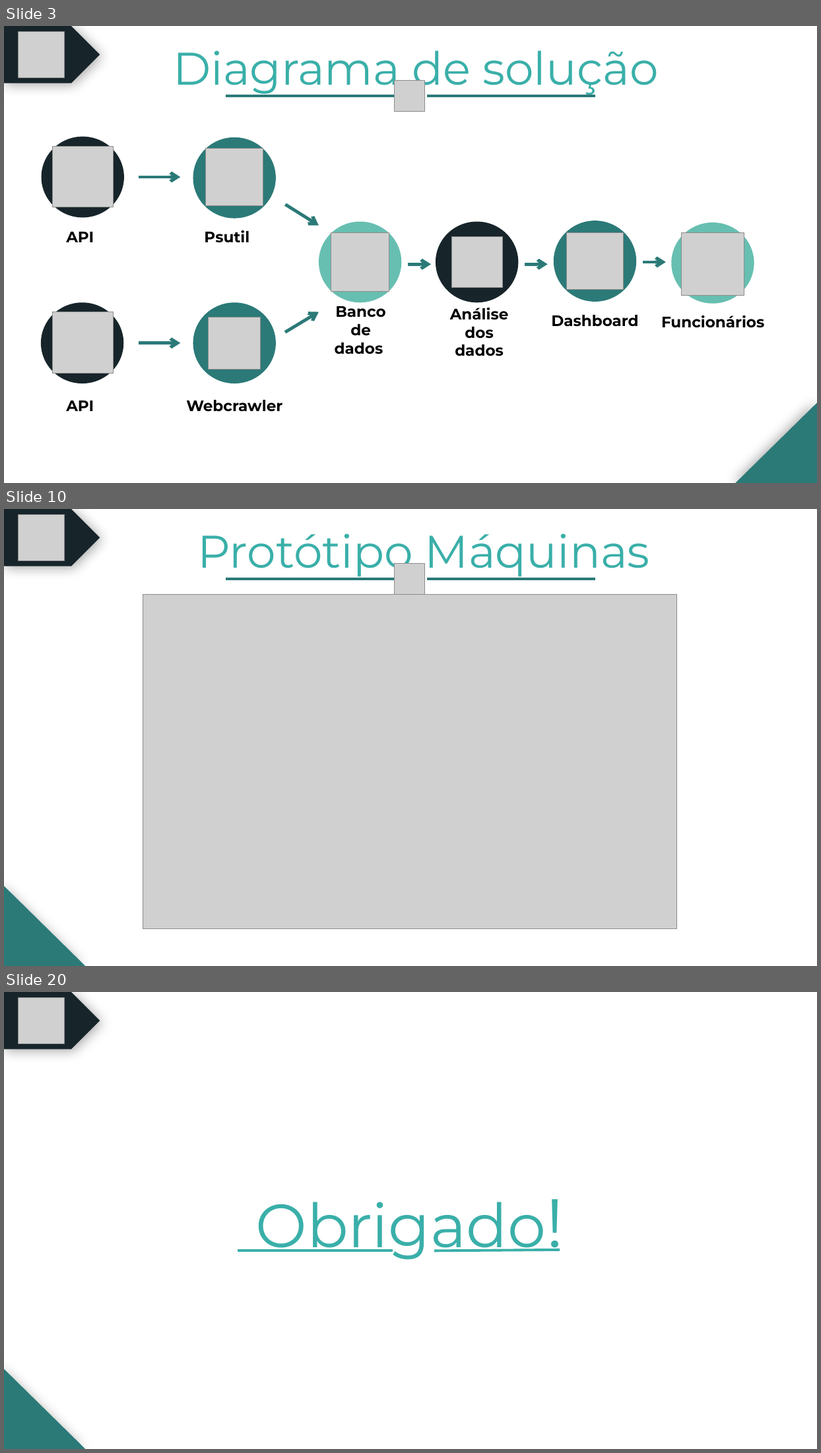
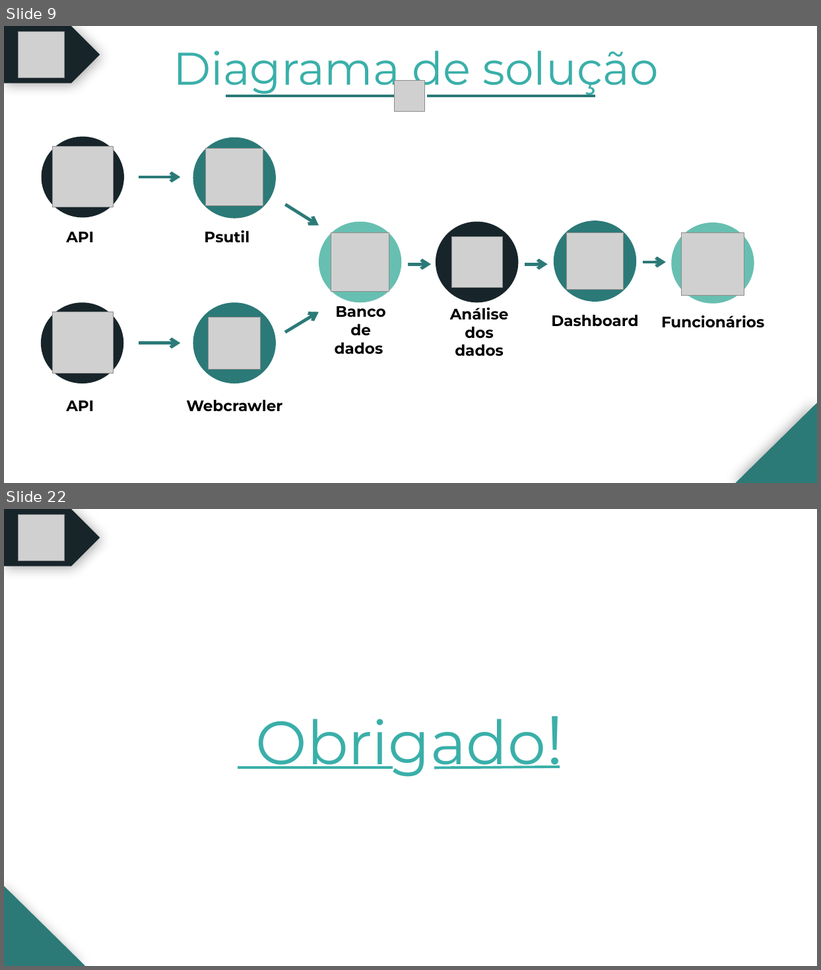
Before and after one commit to BandTec/grupo-10-ccoa-20201, a slide deck: MONITORAMENTO/Documentação/PPTs/Cold Stock Apresentação - Sprint 3.pptx. Shown one above the other, each under a label of ours: slides 3, 10 and 20 before the commit, slides 9 and 22 after it; the slides between them are not shown. The pictures are 821x1453 and 821x970 pixels, drawn with LibreOffice and Linux fonts; fonts in the diff are those of the drawing; grey boxes stand for pictures. Boxes give left, top, right and bottom in pixels: in the first picture for what was removed or moved away, otherwise in the second. Text is boxed around its words. In the diff, an @@ line names an element or a change of style, - is before the commit and + after.

```diff
--- a/MONITORAMENTO/Documentação/PPTs/Cold Stock Apresentação - Sprint 3.pptx
+++ b/MONITORAMENTO/Documentação/PPTs/Cold Stock Apresentação - Sprint 3.pptx
@@ slide 10 removed at [4, 509, 817, 966], background #FFFFFF @@
@@ pentagon arrow removed at [4, 509, 100, 566] @@
@@ picture removed at [19, 514, 64, 560] @@
@@ group removed at [198, 533, 650, 594]: 2 lines, 1 text, 1 picture @@
-Protótipo Máquinas
@@ picture removed at [143, 594, 677, 929] @@
@@ right triangle removed at [4, 886, 86, 966] @@
@@ what was slide 3 is now slide 9 @@
@@ what was slide 20 is now slide 22 @@
```
Also in this commit, not shown: 8 slides changed, 11 slides added, 8 other slides removed, 1 other file.
